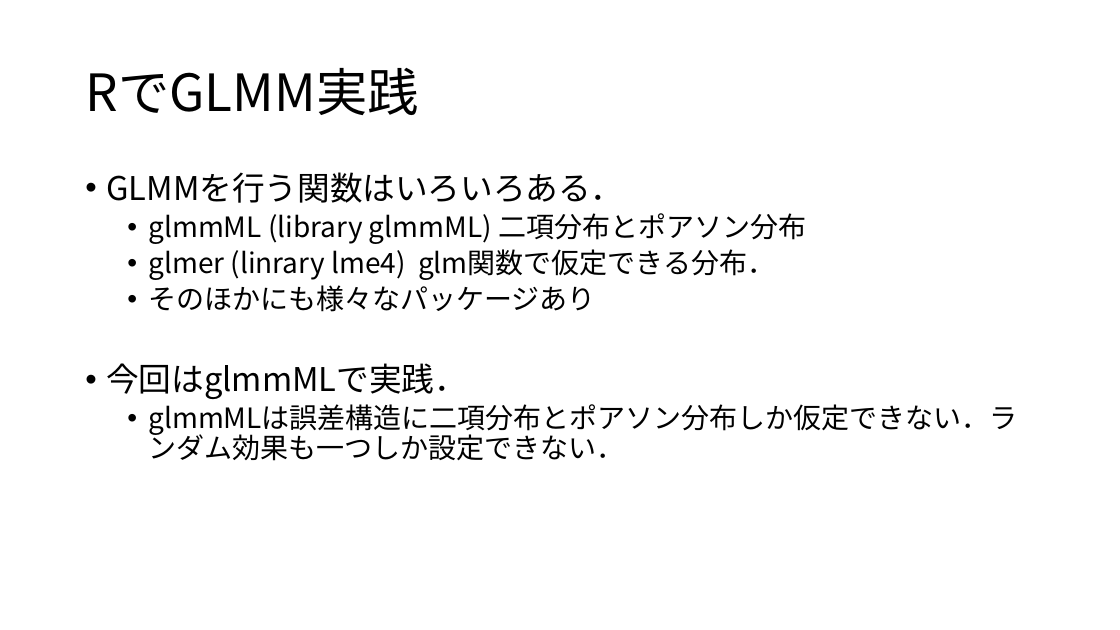
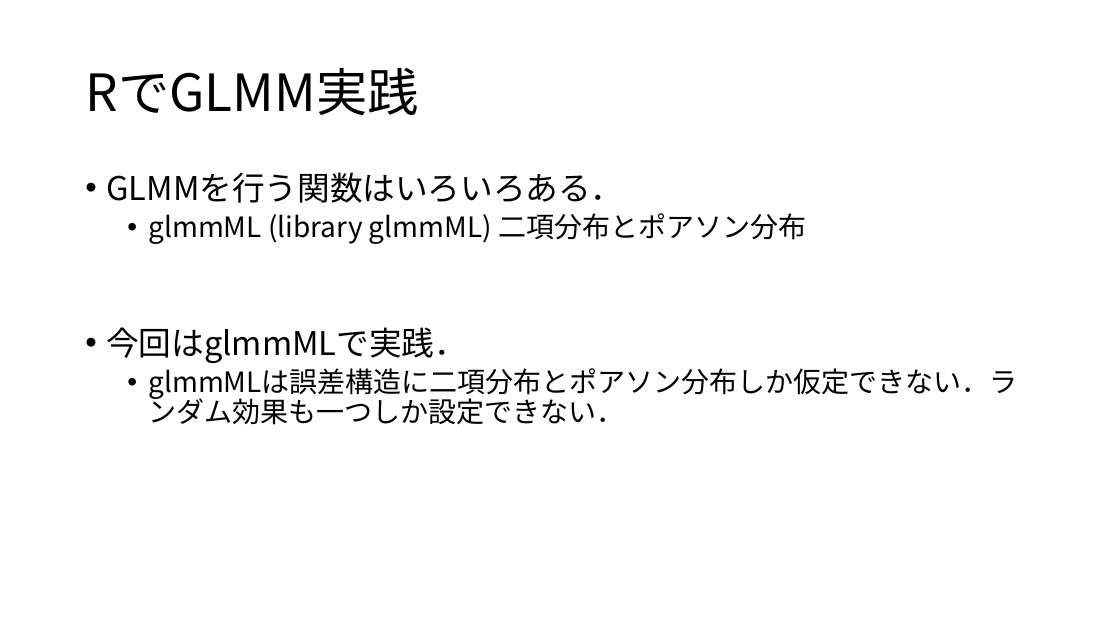
Before and after one commit to KoHMB/Shigen_kensyu_FRA, a slide deck: slide 4 of R/スライド/第29回.pptx (slide 5 before the commit). Drawn at 1120x630 pixels with LibreOffice and Linux fonts; fonts in the diff are those of the drawing. Boxes give left, top, right and bottom in pixels: in the first picture for what was removed or moved away, otherwise in the second. Text is boxed around its words. In the diff, an @@ line names an element or a change of style, - is before the commit and + after.

```diff
--- a/R/スライド/第29回.pptx
+++ b/R/スライド/第29回.pptx
@@ text at [148,249,775,312]: paragraphs removed @@
-  • glmer (linrary lme4) glm関数で仮定できる分布．
-  • そのほかにも様々なパッケージあり
```
Also in this commit, not shown: 1 other slide changed, 1 slide added, 2 slides removed, 7 other files.
